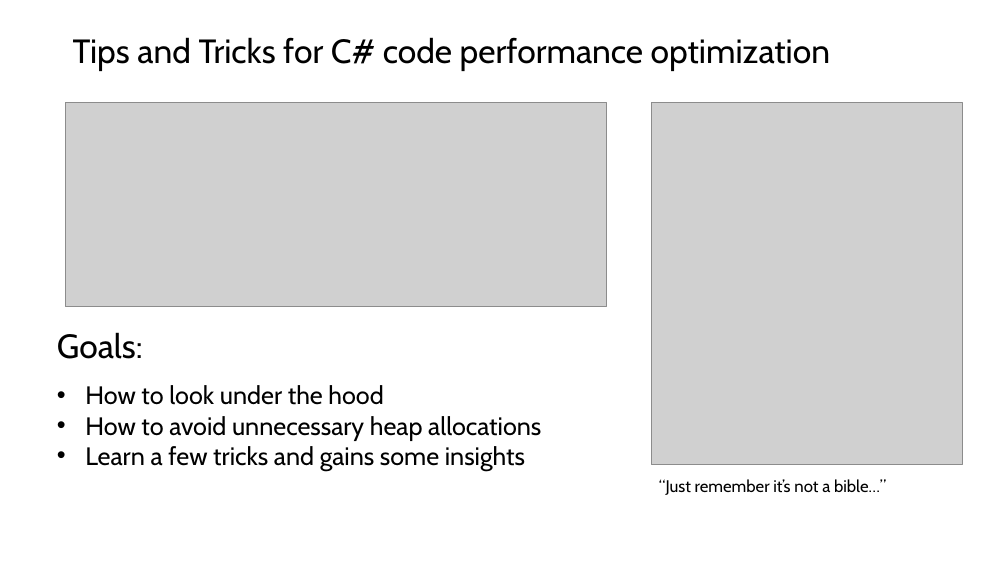
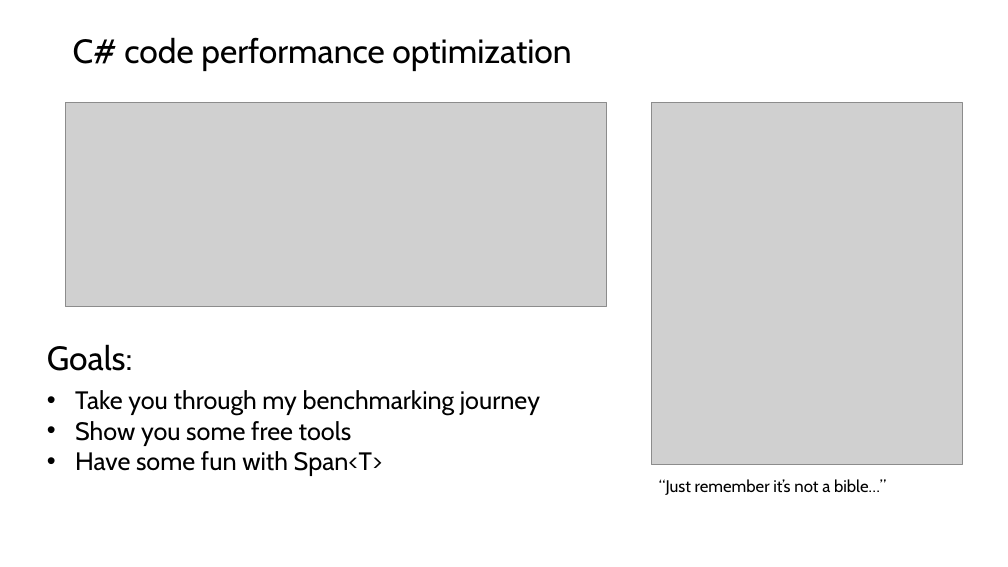
Before and after one commit to jeanhibbert/PerfDemo, a slide deck: slide 1 of PerfDemo.pptx. Drawn at 1008x567 pixels with LibreOffice and Linux fonts; fonts in the diff are those of the drawing; grey boxes stand for pictures. Boxes give left, top, right and bottom in pixels: in the first picture for what was removed or moved away, otherwise in the second. Text is boxed around its words. In the diff, an @@ line names an element or a change of style, - is before the commit and + after.

```diff
--- a/PerfDemo.pptx
+++ b/PerfDemo.pptx
@@ text at <box>73,37,571,71</box>: text changed @@
-Tips and Tricks for C# code performance optimization
+C# code performance optimization
@@ text "Goals:": place and size @@
-text "Goals:" at <box>57,332,143,359</box>
+text "Goals:" at <box>47,344,133,371</box>
@@ text at <box>75,390,540,476</box>: text changed @@
-• How to look under the hood
-• How to avoid unnecessary heap allocations
-• Learn a few tricks and gains some insights
+• Take you through my benchmarking journey
+• Show you some free tools
+• Have some fun with Span<T>
```
Also in this commit, not shown: 2 other slides changed, 8 other files.
